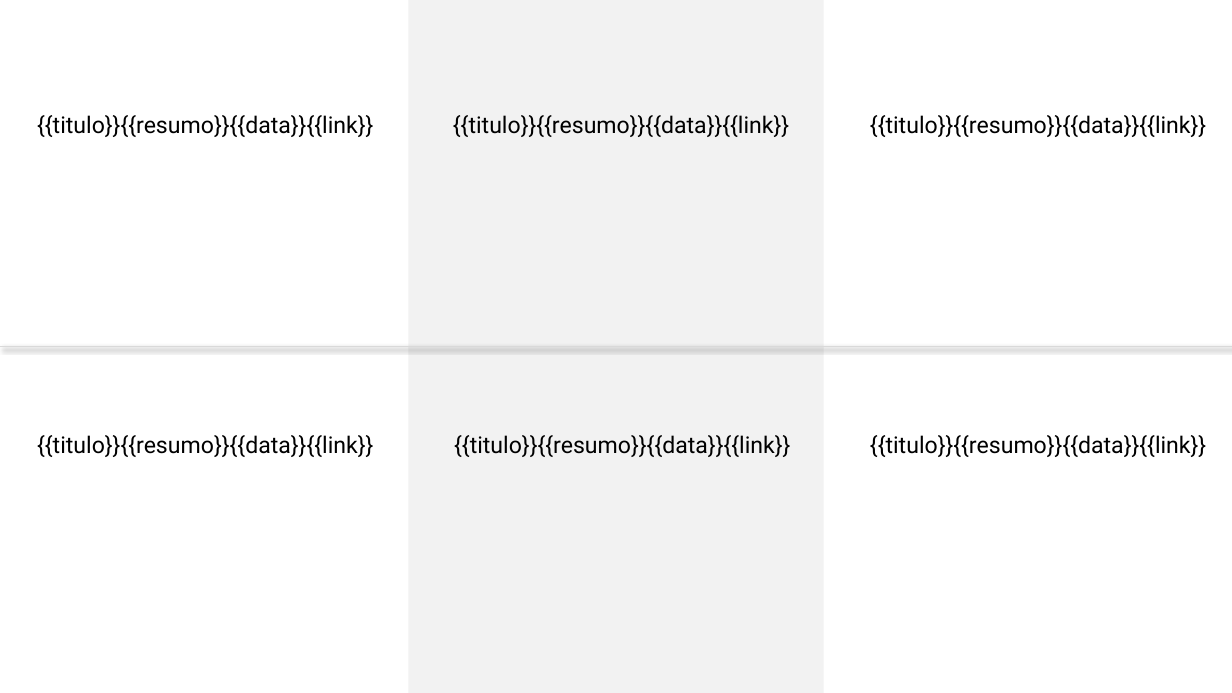
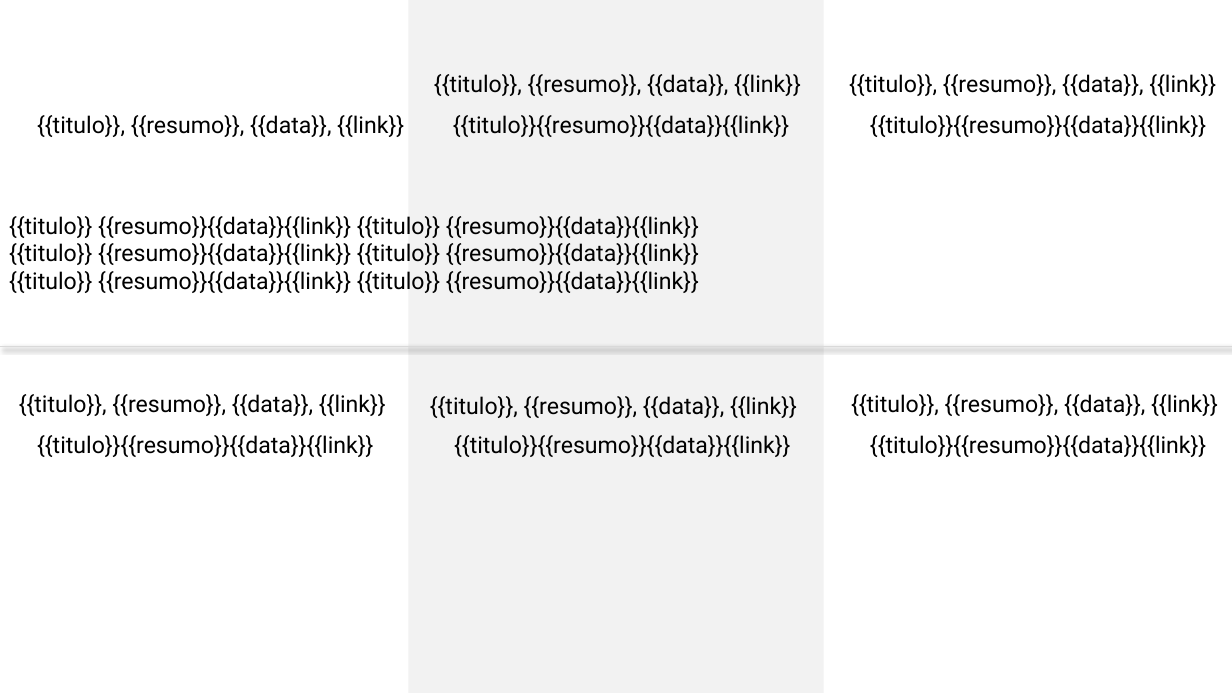
Before and after one commit to kamilypl/API-Python, a slide deck: slide 1 of template.pptx. Drawn at 1232x693 pixels with LibreOffice and Linux fonts; fonts in the diff are those of the drawing. Boxes give left, top, right and bottom in pixels: in the first picture for what was removed or moved away, otherwise in the second. Text is boxed around its words. In the diff, an @@ line names an element or a change of style, - is before the commit and + after.

Commit message:
deploy

```diff
--- a/template.pptx
+++ b/template.pptx
@@ text added at [434, 74, 801, 96], 18 pt, text #000000 @@
+{{titulo}}, {{resumo}}, {{data}}, {{link}}
@@ text added at [849, 74, 1216, 96], 18 pt, text #000000 @@
+{{titulo}}, {{resumo}}, {{data}}, {{link}}
@@ text at [37, 115, 404, 137]: text changed @@
-{{titulo}}{{resumo}}{{data}}{{link}}
+{{titulo}}, {{resumo}}, {{data}}, {{link}}
@@ text added at [9, 216, 699, 293], 18 pt, text #000000 @@
+{{titulo}} {{resumo}}{{data}}{{link}} {{titulo}} {{resumo}}{{data}}{{link}}
+{{titulo}} {{resumo}}{{data}}{{link}} {{titulo}} {{resumo}}{{data}}{{link}}
+{{titulo}} {{resumo}}{{data}}{{link}} {{titulo}} {{resumo}}{{data}}{{link}}
@@ text added at [19, 394, 386, 416], 18 pt, text #000000 @@
+{{titulo}}, {{resumo}}, {{data}}, {{link}}
@@ text added at [430, 396, 797, 418], 18 pt, text #000000 @@
+{{titulo}}, {{resumo}}, {{data}}, {{link}}
@@ text added at [851, 394, 1218, 416], 18 pt, text #000000 @@
+{{titulo}}, {{resumo}}, {{data}}, {{link}}
```
